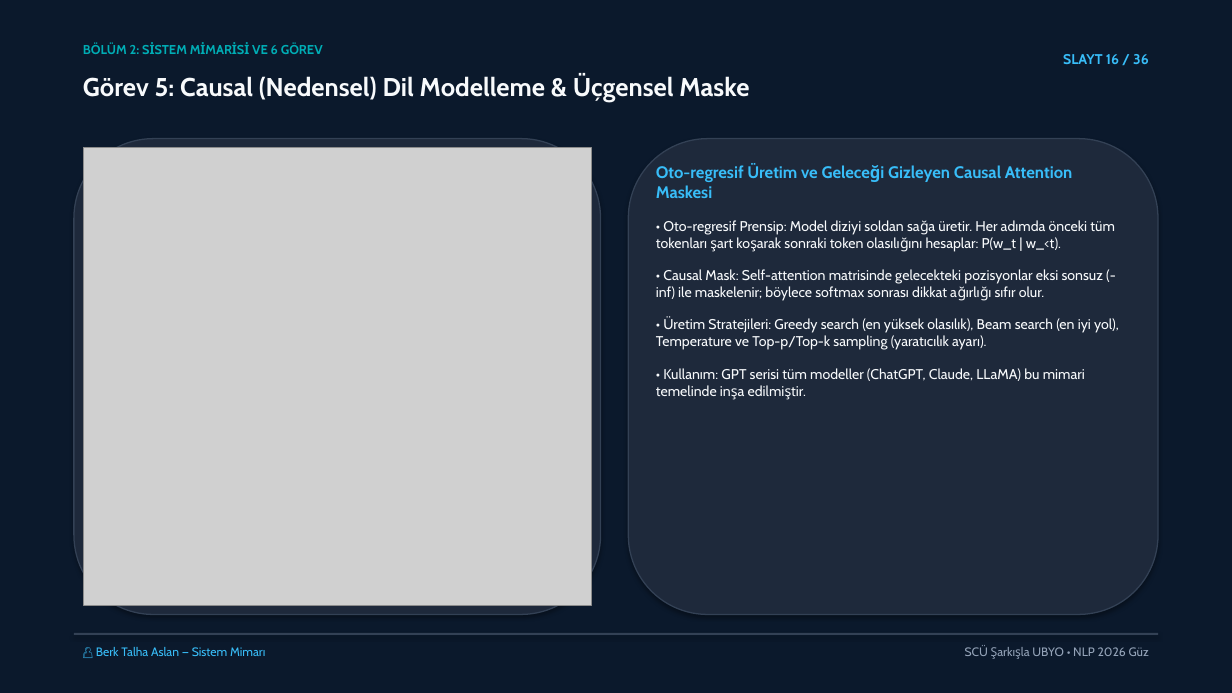
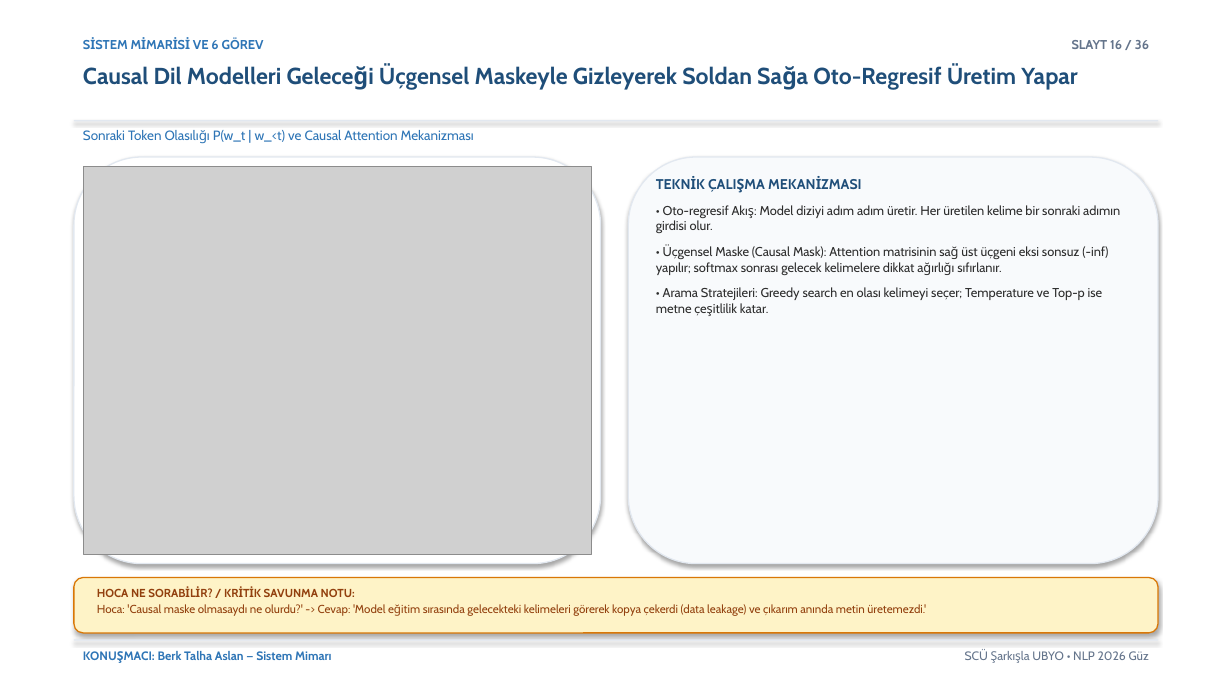
Before and after one commit to mesutpolatgil/NLP_2026, a slide deck: slide 16 of bolum-07-klasik-nlp-gorevleri/07-klasik-nlp-gorevleri/sunum/2026-guz-nlp07.pptx. Drawn at 1232x693 pixels with LibreOffice and Linux fonts; fonts in the diff are those of the drawing; grey boxes stand for pictures. Boxes give left, top, right and bottom in pixels: in the first picture for what was removed or moved away, otherwise in the second. Text is boxed around its words. In the diff, an @@ line names an element or a change of style, - is before the commit and + after.

Commit message:
hafta-07: NLP07 academic-pptx standartlarinda beyaz tema, aksiyon basliklari ve hoca savunma notlari ile guncellendi

```diff
--- a/bolum-07-klasik-nlp-gorevleri/07-klasik-nlp-gorevleri/sunum/2026-guz-nlp07.pptx
+++ b/bolum-07-klasik-nlp-gorevleri/07-klasik-nlp-gorevleri/sunum/2026-guz-nlp07.pptx
@@ rectangle at (0,0,1232,693): fill #0B192C to #FFFFFF @@
@@ text at (95,38,264,49): text changed; text colour #00ADB5 to #2E75B6 @@
-BÖLÜM 2: SİSTEM MİMARİSİ VE 6 GÖREV
+SİSTEM MİMARİSİ VE 6 GÖREV
@@ text "SLAYT 16 / 36": place and size @@
-text "SLAYT 16 / 36" at (1063,54,1149,64)
+text "SLAYT 16 / 36" at (1072,40,1149,49)
@@ text "SLAYT 16 / 36" at (1072,40,1149,49): size 11 to 10 pt, text colour #38BDF8 to #64748B @@
@@ text at (83,65,1078,90): text changed; size 20 to 18 pt; text colour #F8FAFC to #1F4E79 @@
-Görev 5: Causal (Nedensel) Dil Modelleme & Üçgensel Maske
+Causal Dil Modelleri Geleceği Üçgensel Maskeyle Gizleyerek Soldan Sağa Oto-Regresif Üretim Yapar
@@ rounded rectangle removed at (74,139,601,615) @@
@@ rectangle added at (74,120,1158,121), fill #E2E8F0 @@
@@ text added at (83,130,474,142), 10.5 pt, text #2E75B6 @@
+Sonraki Token Olasılığı P(w_t | w_<t) ve Causal Attention Mekanizması
@@ rounded rectangle: place and size @@
-rounded rectangle at (628,139,1158,615)
+rounded rectangle at (74,157,601,564)
@@ rounded rectangle at (74,157,601,564): fill #1E293B to #FFFFFF; outline #334155 1 pt to #E2E8F0 1 pt @@
@@ picture: place and size @@
-picture at (83,148,592,605)
+picture at (83,166,592,555)
@@ rounded rectangle added at (628,157,1158,564), fill #F8FAFC, outline #E2E8F0 1 pt @@
@@ text at (656,179,1120,313): text changed; size 11 to 10 pt; text colour #F8FAFC to #2D2D2D @@
-Oto-regresif Üretim ve Geleceği Gizleyen Causal Attention Maskesi
-• Oto-regresif Prensip: Model diziyi soldan sağa üretir. Her adımda önceki tüm tokenları şart koşarak sonraki token olasılığını hesaplar: P(w_t | w_<t).
-• Causal Mask: Self-attention matrisinde gelecekteki pozisyonlar eksi sonsuz (-inf) ile maskelenir; böylece softmax sonrası dikkat ağırlığı sıfır olur.
-• Üretim Stratejileri: Greedy search (en yüksek olasılık), Beam search (en iyi yol), Temperature ve Top-p/Top-k sampling (yaratıcılık ayarı).
-• Kullanım: GPT serisi tüm modeller (ChatGPT, Claude, LLaMA) bu mimari temelinde inşa edilmiştir.
+TEKNİK ÇALIŞMA MEKANİZMASI
+• Oto-regresif Akış: Model diziyi adım adım üretir. Her üretilen kelime bir sonraki adımın girdisi olur.
+• Üçgensel Maske (Causal Mask): Attention matrisinin sağ üst üçgeni eksi sonsuz (-inf) yapılır; softmax sonrası gelecek kelimelere dikkat ağırlığı sıfırlanır.
+• Arama Stratejileri: Greedy search en olası kelimeyi seçer; Temperature ve Top-p ise metne çeşitlilik katar.
@@ rounded rectangle added at (74,578,1158,633), fill #FEF3C7, outline #D97706 1 pt @@
@@ text added at (97,588,926,616), 9 pt, text #92400E @@
+HOCA NE SORABİLİR? / KRİTİK SAVUNMA NOTU:
+Hoca: 'Causal maske olmasaydı ne olurdu?' -> Cevap: 'Model eğitim sırasında gelecekteki kelimeleri görerek kopya çekerdi (data leakage) ve çıkarım anında metin üretemezdi.'
@@ rectangle: place and size @@
-rectangle at (74,633,1158,635)
+rectangle at (74,640,1158,640)
@@ rectangle at (74,640,1158,640): fill #334155 to #E2E8F0 @@
@@ text at (158,651,332,660): text changed; text colour #38BDF8 to #2E75B6; bold on @@
-👤 Berk Talha Aslan — Sistem Mimarı
+KONUŞMACI: Berk Talha Aslan — Sistem Mimarı
@@ text "SCÜ Şarkışla UBYO • NLP ..." at (965,651,1149,660): text colour #94A3B8 to #64748B @@
```
Also in this commit, not shown: 34 other slides changed, 1 slide added, 1 slide removed, 1 other file.
